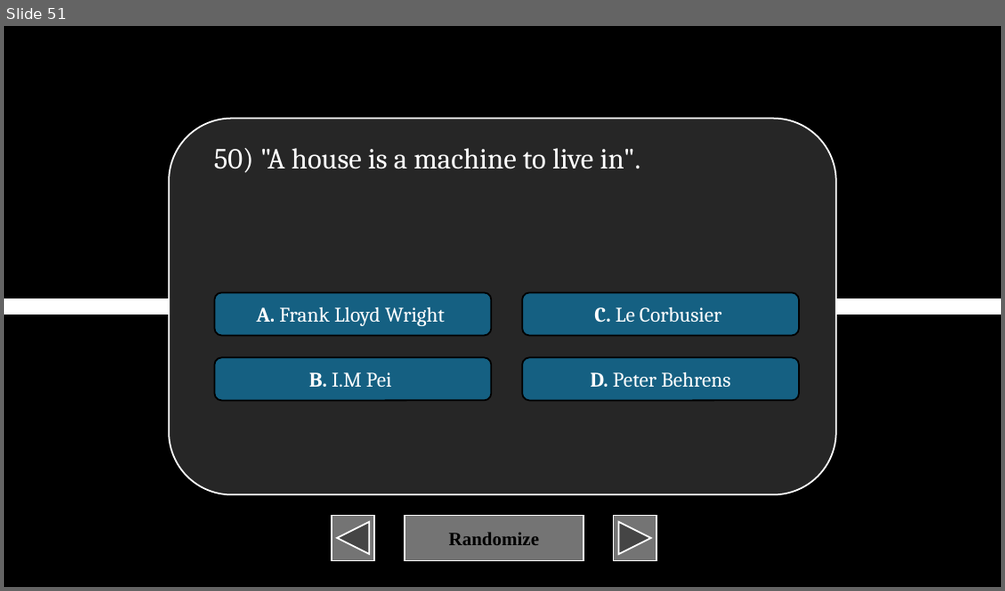
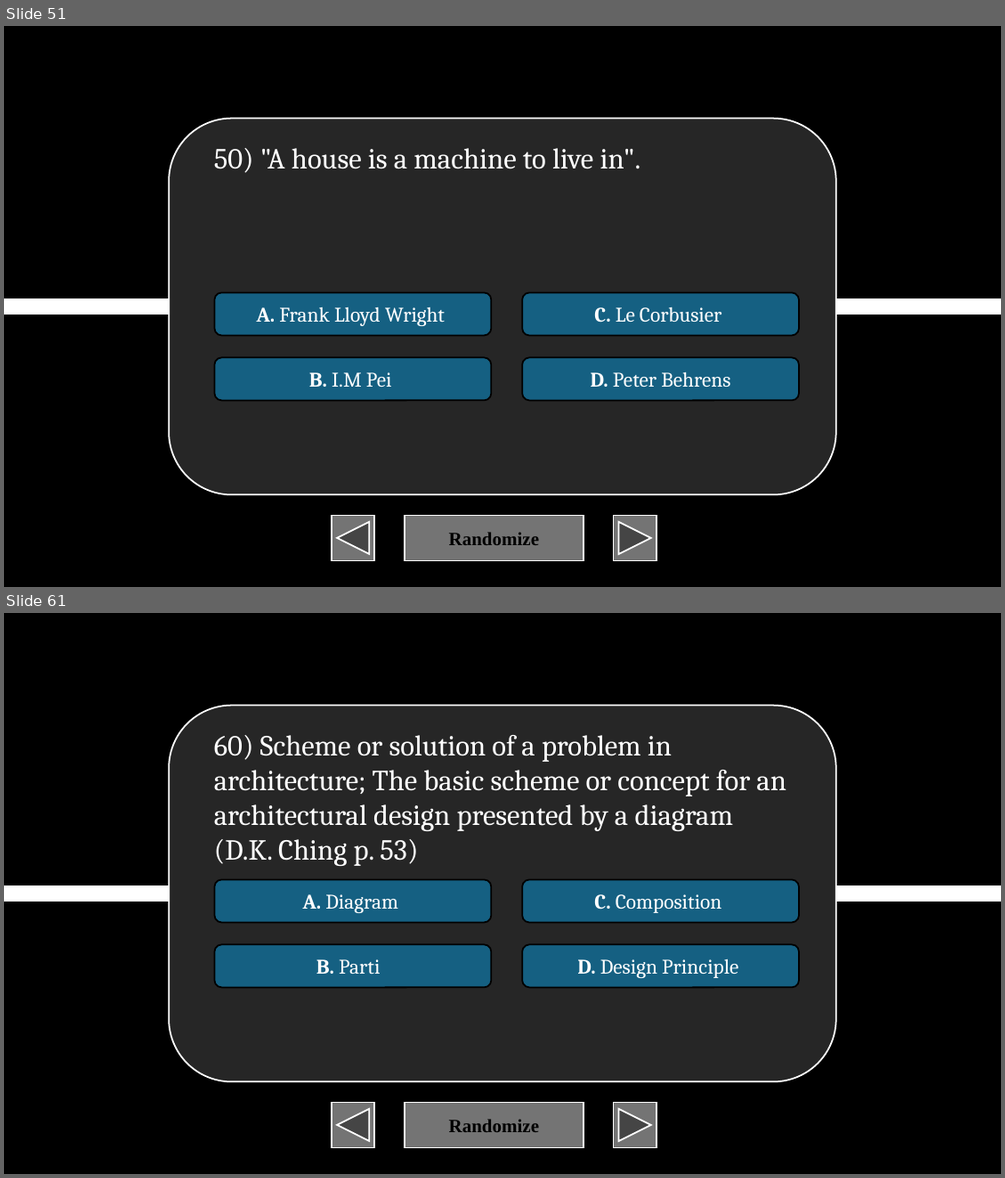
Before and after one commit to XIvanSolomonX/Archi-Reviewer, a slide deck: TOA.pptm. Shown one above the other, each under a label of ours: slide 51 before the commit, slides 51 and 61 after it; the slides between them are not shown. The pictures are 1005x591 and 1005x1178 pixels, drawn with LibreOffice and Linux fonts; fonts in the diff are those of the drawing. Boxes give left, top, right and bottom in pixels: in the first picture for what was removed or moved away, otherwise in the second. Text is boxed around its words. In the diff, an @@ line names an element or a change of style, - is before the commit and + after.

```diff
--- a/TOA.pptm
+++ b/TOA.pptm
@@ slide 61 added at box(4, 613, 1001, 1174), background #000000 @@
@@ rounded rectangle added at box(169, 705, 835, 1081), fill #262626, outline #FFFFFF 1.5 pt @@
@@ text added at box(214, 735, 786, 866), 28 pt, text #FFFFFF @@
+60) Scheme or solution of a problem in architecture; The basic scheme or concept for an architectural design presented by a diagram (D.K. Ching p. 53)
@@ rounded rectangle added at box(215, 879, 492, 922), fill #156082, outline #000000 1.5 pt, 20 pt, text #FFFFFF @@
+A. Diagram
@@ rounded rectangle added at box(522, 879, 799, 922), fill #156082, outline #000000 1.5 pt, 20 pt, text #FFFFFF @@
+C. Composition
@@ line added from (4, 893) to (1001, 893), #FFFFFF 16 pt @@
@@ rounded rectangle added at box(215, 944, 492, 987), fill #156082, outline #000000 1.5 pt, 20 pt, text #FFFFFF @@
+B. Parti
@@ rounded rectangle added at box(522, 944, 799, 987), fill #156082, outline #000000 1.5 pt, 20 pt, text #FFFFFF @@
+D. Design Principle
@@ action button back previous added at box(332, 1102, 374, 1148), fill #747474, outline #FFFFFF 1.5 pt @@
@@ action button blank added at box(404, 1102, 583, 1148), fill #747474, outline #FFFFFF 1.5 pt, 18 pt, text #000000, bold @@
+Randomize
@@ action button forward next added at box(614, 1102, 656, 1148), fill #747474, outline #FFFFFF 1.5 pt @@
```
Also in this commit, not shown: 1 slide changed, 49 other slides added, 1 other file.
